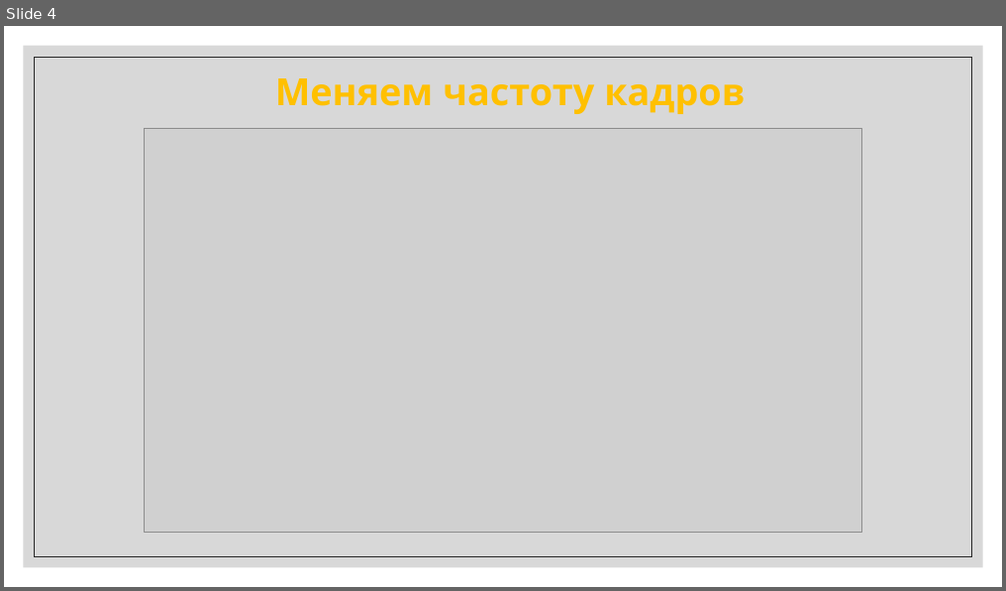
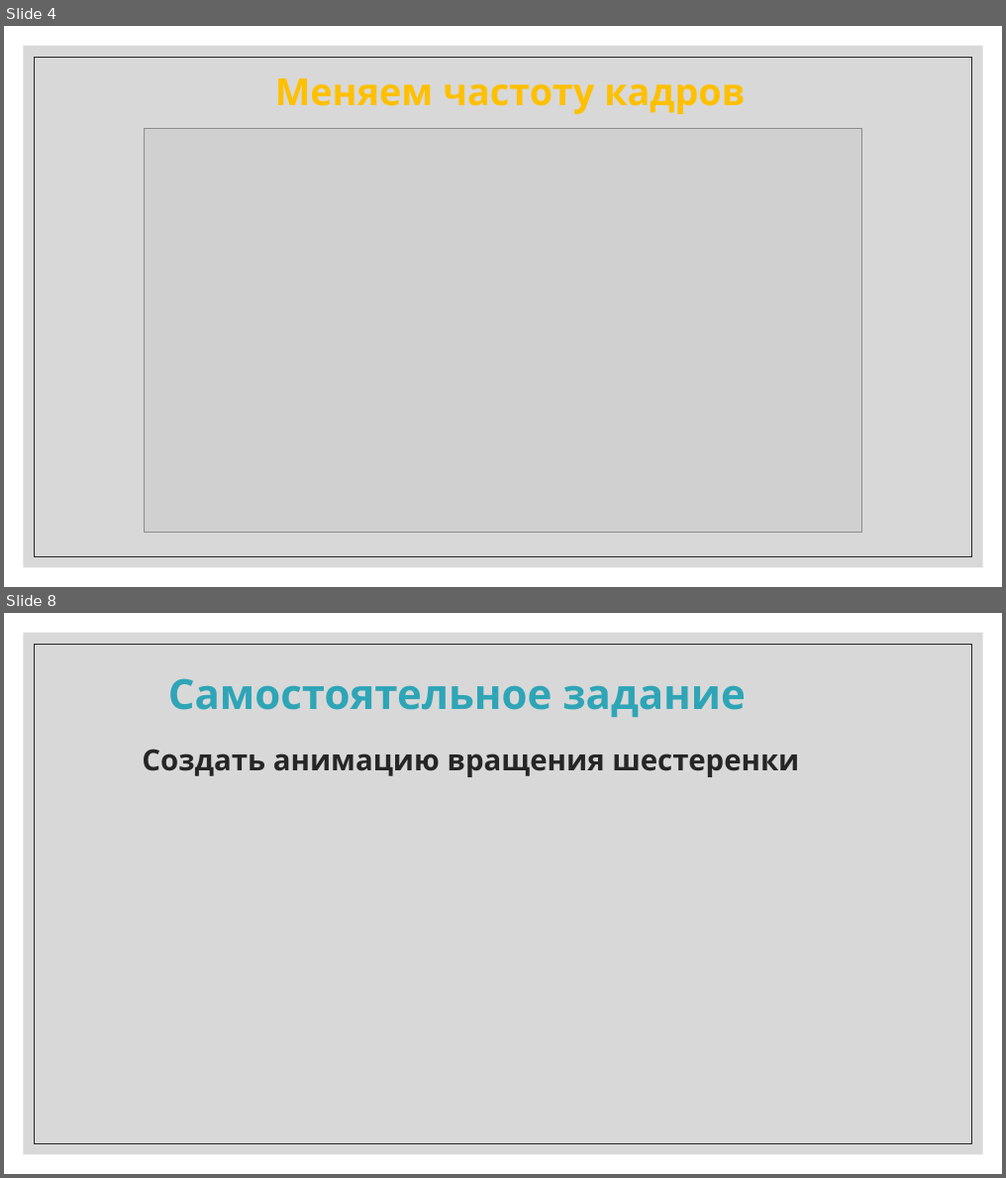
Before and after one commit to IriEfremova/LessonsCube, a slide deck: Unity/Lesson9/Animation.pptx. Shown one above the other, each under a label of ours: slide 4 before the commit, slides 4 and 8 after it; the slides between them are not shown. The pictures are 1006x591 and 1006x1178 pixels, drawn with LibreOffice and Linux fonts; fonts in the diff are those of the drawing; grey boxes stand for pictures. Boxes give left, top, right and bottom in pixels: in the first picture for what was removed or moved away, otherwise in the second. Text is boxed around its words. In the diff, an @@ line names an element or a change of style, - is before the commit and + after.

```diff
--- a/Unity/Lesson9/Animation.pptx
+++ b/Unity/Lesson9/Animation.pptx
@@ slide 8 added at box(4, 613, 1002, 1174), background #FFFFFF; not listed: 2 template elements that a slide beside it also shows @@
@@ title added at box(168, 678, 746, 717), 40 pt, text #2EA5B7, bold @@
+Самостоятельное задание
@@ text added at box(142, 749, 799, 777), 28 pt, text #262626, bold @@
+Создать анимацию вращения шестеренки
```
Also in this commit, not shown: 3 slides changed, 5 other slides added, 1 slide removed.
